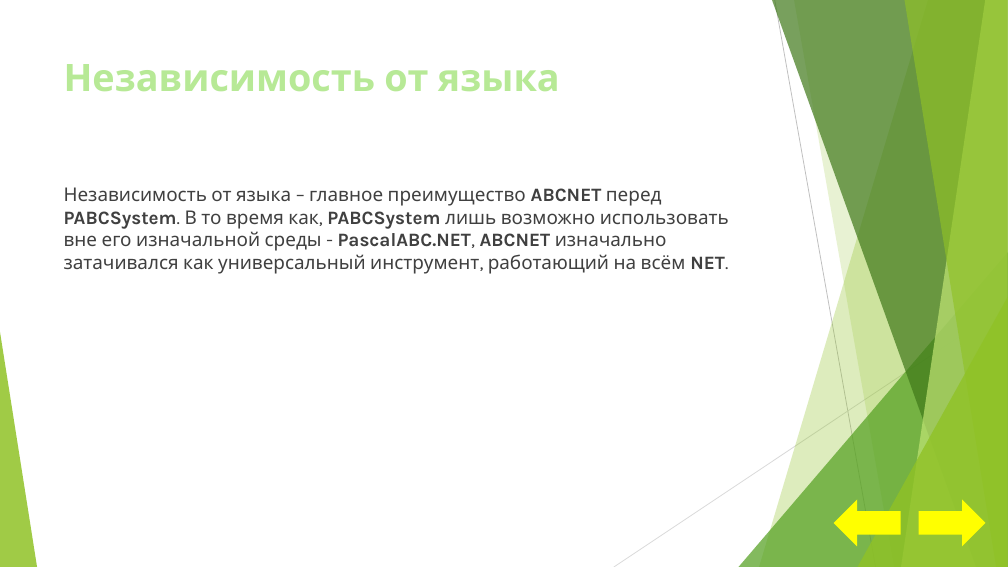
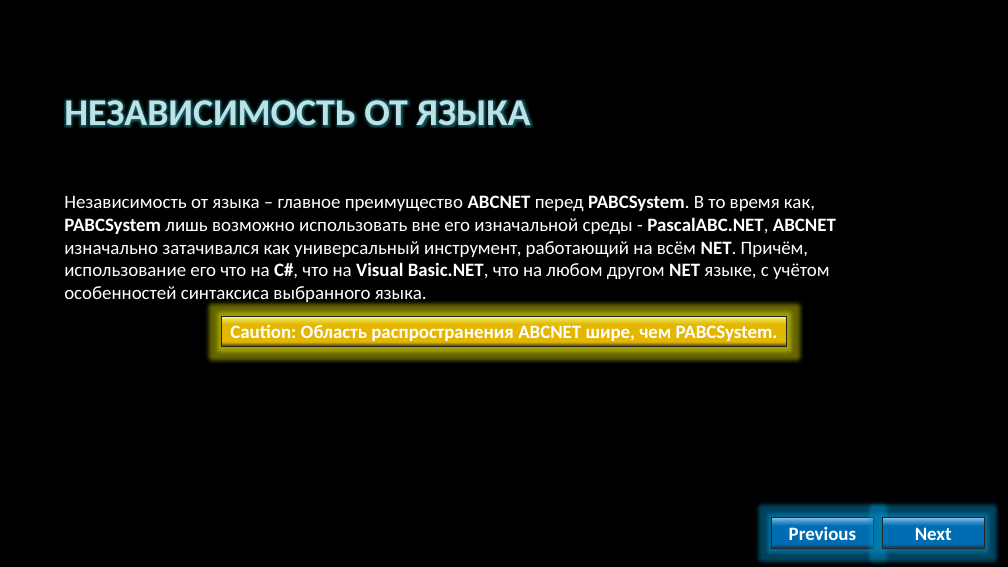
Before and after one commit to AlvinSeville7cf-NET-projects/ABCNET, a slide deck: slide 3 of NETMouse - .NET release/Presentations/ABCNET как альтернатива PABCSystem.pptx. Drawn at 1008x567 pixels with LibreOffice and Linux fonts; fonts in the diff are those of the drawing; background and template pictures are left out. Boxes give left, top, right and bottom in pixels: in the first picture for what was removed or moved away, otherwise in the second. Text is boxed around its words. In the diff, an @@ line names an element or a change of style, - is before the commit and + after.

Commit message:
presentation update

```diff
--- a/NETMouse - .NET release/Presentations/ABCNET как альтернатива PABCSystem.pptx
+++ b/NETMouse - .NET release/Presentations/ABCNET как альтернатива PABCSystem.pptx
@@ background #FFFFFF to picture (left out) @@
@@ title "НЕЗАВИСИМОСТЬ ОТ ЯЗЫКА" at (x1=64, y1=94, x2=530, y2=135): vertical alignment top to middle @@
@@ title at (x1=64, y1=94, x2=530, y2=135): text changed; font Karla to Calibri; text colour #B7E996 to #BCE2E6 @@
-Независимость от языка
+НЕЗАВИСИМОСТЬ ОТ ЯЗЫКА
@@ text "Независимость от языка – главное ..." at (x1=64, y1=195, x2=836, y2=305): vertical alignment top to middle @@
@@ text at (x1=64, y1=195, x2=836, y2=305): text changed; font Karla to Calibri; text colour #404040 to #FFFFFF @@
-Независимость от языка – главное преимущество ABCNET перед PABCSystem. В то время как, PABCSystem лишь возможно использовать вне его изначальной среды - PascalABC.NET, ABCNET изначально затачивался как универсальный инструмент, работающий на всём NET.
+Независимость от языка – главное преимущество ABCNET перед PABCSystem. В то время как, PABCSystem лишь возможно использовать вне его изначальной среды - PascalABC.NET, ABCNET изначально затачивался как универсальный инструмент, работающий на всём NET. Причём, использование его что на C#, что на Visual Basic.NET, что на любом другом NET языке, с учётом особенностей синтаксиса выбранного языка.
@@ rectangle added at (x1=222, y1=316, x2=786, y2=346), fill gradient #F1FE92 to #FFC000 to #292834, outline #262626 0.75 pt, 18 pt, text #FFFFFF, bold @@
+Caution: Область распространения ABCNET шире, чем PABCSystem.
@@ group removed at (x1=0, y1=0, x2=1008, y2=567): 5 freeform shapes, 3 triangles, 2 lines @@
@@ right arrow removed at (x1=834, y1=500, x2=901, y2=547) @@
@@ right arrow removed at (x1=919, y1=500, x2=986, y2=547) @@
@@ rectangle added at (x1=772, y1=518, x2=874, y2=548), fill gradient #A3CEED to #0070C0 to #292834, outline #262626 0.75 pt, 18 pt, text #FFFFFF, bold @@
+Previous
@@ rectangle added at (x1=882, y1=518, x2=985, y2=548), fill gradient #A3CEED to #0070C0 to #292834, outline #262626 0.75 pt, 18 pt, text #FFFFFF, bold @@
+Next
```
Also in this commit, not shown: 7 other slides changed, 3 slides added, 3 slides removed.
